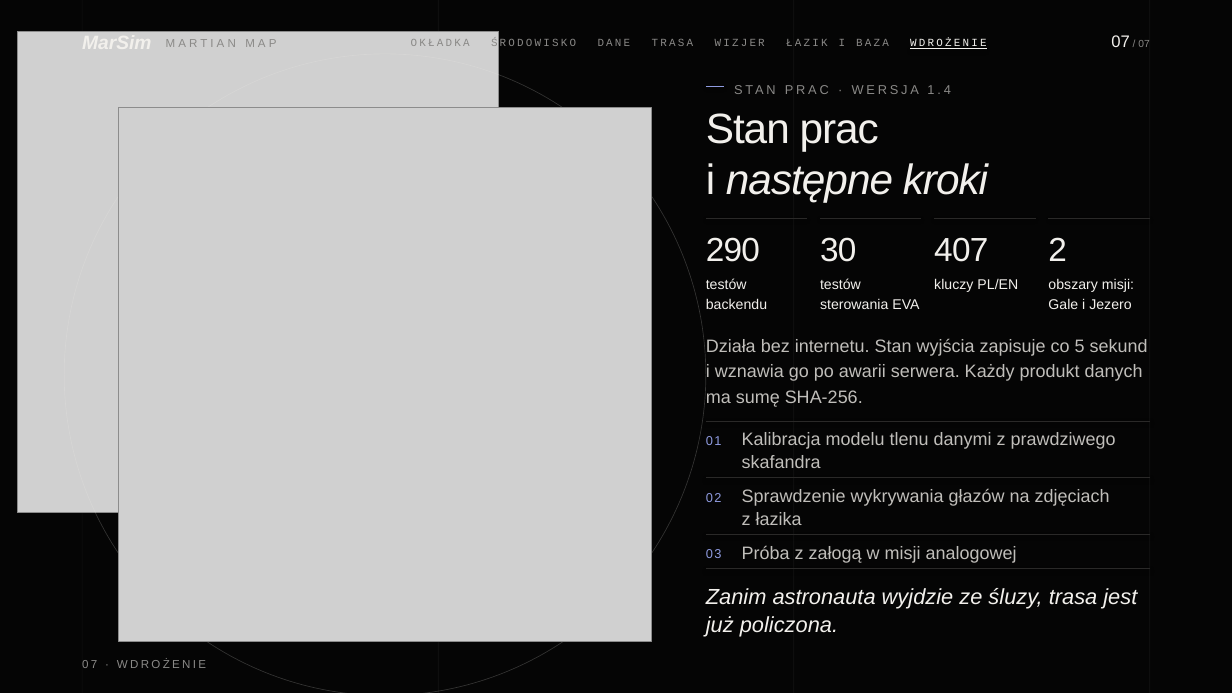
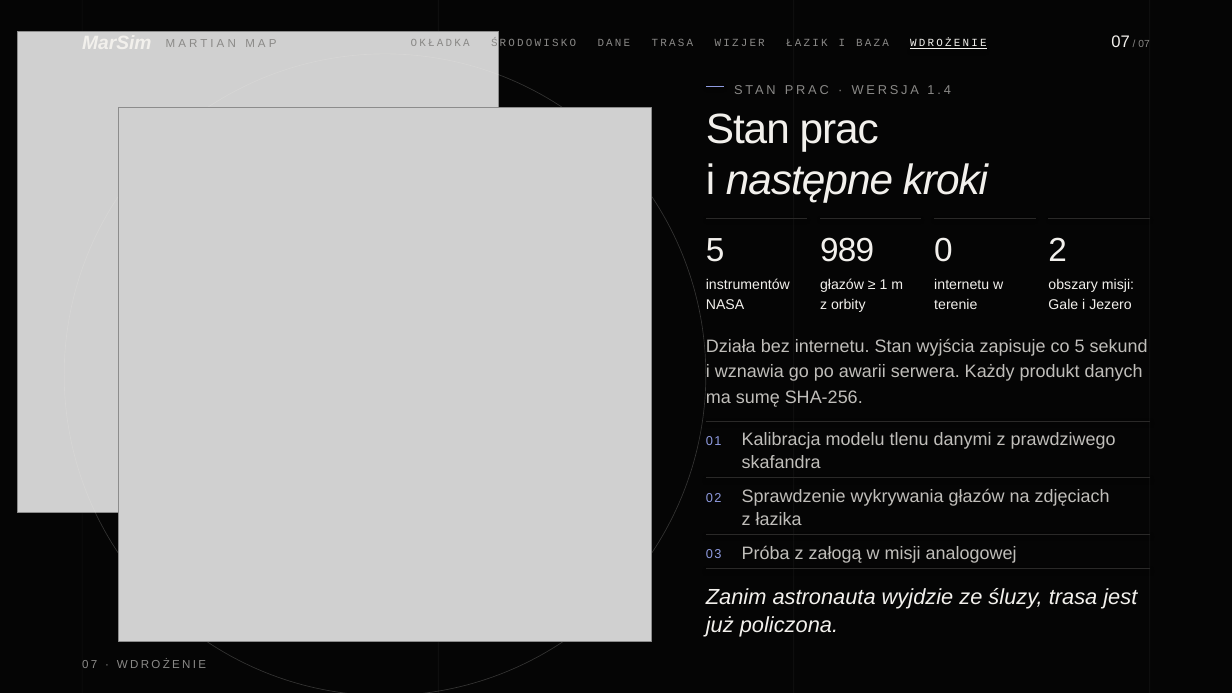
Before and after one commit to Aqayooooo/MarSim, a slide deck: slide 7 of prezentacja/MarSim-prezentacja.pptx. Drawn at 1232x693 pixels with LibreOffice and Linux fonts; fonts in the diff are those of the drawing; grey boxes stand for pictures. Boxes give left, top, right and bottom in pixels: in the first picture for what was removed or moved away, otherwise in the second. Text is boxed around its words. In the diff, an @@ line names an element or a change of style, - is before the commit and + after.

Commit message:
Prezentacja: na slajdzie 7 liczby o produkcie zamiast liczby testów
5 instrumentów NASA, 989 głazów wykrytych z orbity, działanie bez
internetu i 2 obszary misji. Ta sama zmiana w notatkach prowadzącego.

```diff
--- a/prezentacja/MarSim-prezentacja.pptx
+++ b/prezentacja/MarSim-prezentacja.pptx
@@ text at (706, 238, 725, 262): text changed @@
-290
+5
@@ text at (820, 237, 874, 262): text changed @@
-30
+989
@@ text at (934, 237, 953, 262): text changed @@
-407
+0
@@ text at (706, 278, 790, 309): text changed @@
-testów backendu
+instrumentów NASA
@@ text at (820, 278, 903, 312): text changed @@
-testów sterowania EVA
+głazów ≥ 1 m z orbity
@@ text at (934, 278, 1003, 309): text changed @@
-kluczy PL/EN
+internetu w terenie
```
Also in this commit, not shown: 2 other files.
